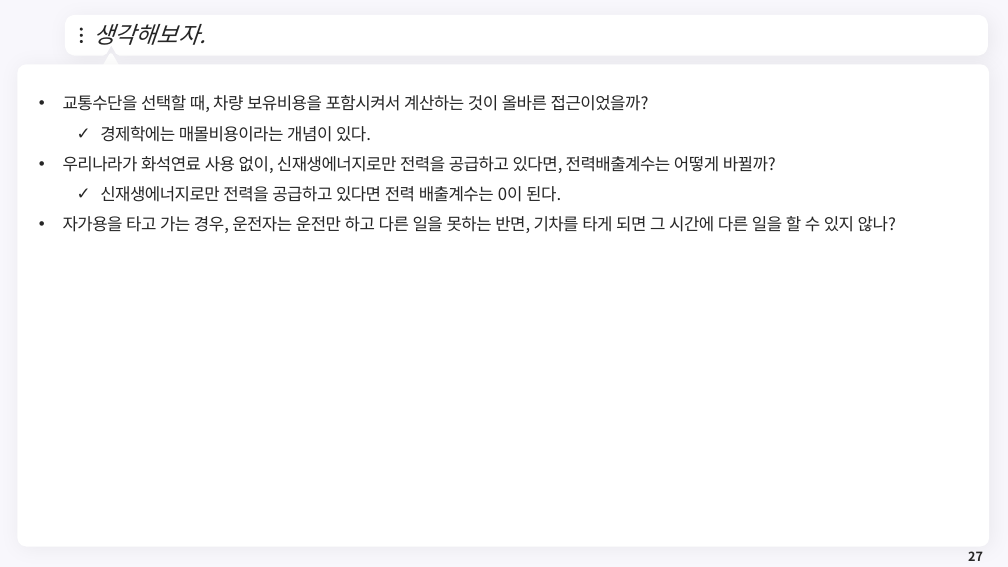
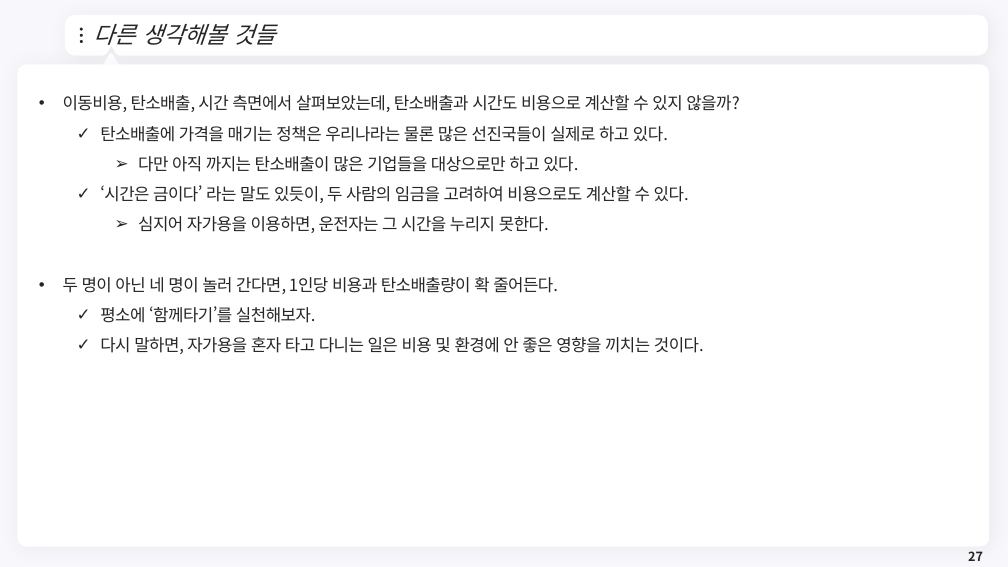
Before and after one commit to meandthey/Teaching, a slide deck: slide 27 of 생활속의 경제/01_Lectures/생활속의 경제_(에너지경제)_2.pptx. Drawn at 1008x567 pixels with LibreOffice and Linux fonts; fonts in the diff are those of the drawing; background and template pictures are left out. Boxes give left, top, right and bottom in pixels: in the first picture for what was removed or moved away, otherwise in the second. Text is boxed around its words. In the diff, an @@ line names an element or a change of style, - is before the commit and + after.

```diff
--- a/생활속의 경제/01_Lectures/생활속의 경제_(에너지경제)_2.pptx
+++ b/생활속의 경제/01_Lectures/생활속의 경제_(에너지경제)_2.pptx
@@ title at box(93, 24, 276, 45): text changed @@
-생각해보자.
+다른 생각해볼 것들
@@ text at box(63, 95, 739, 354): text changed @@
-• 교통수단을 선택할 때, 차량 보유비용을 포함시켜서 계산하는 것이 올바른 접근이었을까?
-  ✓ 경제학에는 매몰비용이라는 개념이 있다.
-• 우리나라가 화석연료 사용 없이, 신재생에너지로만 전력을 공급하고 있다면, 전력배출계수는 어떻게 바뀔까?
-  ✓ 신재생에너지로만 전력을 공급하고 있다면 전력 배출계수는 0이 된다.
-• 자가용을 타고 가는 경우, 운전자는 운전만 하고 다른 일을 못하는 반면, 기차를 타게 되면 그 시간에 다른 일을 할 수 있지 않나?
+• 이동비용, 탄소배출, 시간 측면에서 살펴보았는데, 탄소배출과 시간도 비용으로 계산할 수 있지 않을까?
+  ✓ 탄소배출에 가격을 매기는 정책은 우리나라는 물론 많은 선진국들이 실제로 하고 있다.
+    ➢ 다만 아직 까지는 탄소배출이 많은 기업들을 대상으로만 하고 있다.
+  ✓ ‘시간은 금이다’ 라는 말도 있듯이, 두 사람의 임금을 고려하여 비용으로도 계산할 수 있다.
+    ➢ 심지어 자가용을 이용하면, 운전자는 그 시간을 누리지 못한다.
+• 두 명이 아닌 네 명이 놀러 간다면, 1인당 비용과 탄소배출량이 확 줄어든다.
+  ✓ 평소에 ‘함께타기’를 실천해보자.
+  ✓ 다시 말하면, 자가용을 혼자 타고 다니는 일은 비용 및 환경에 안 좋은 영향을 끼치는 것이다.
```
Also in this commit, not shown: 17 other slides changed, 3 slides added, 7 slides removed, 2 other files.
